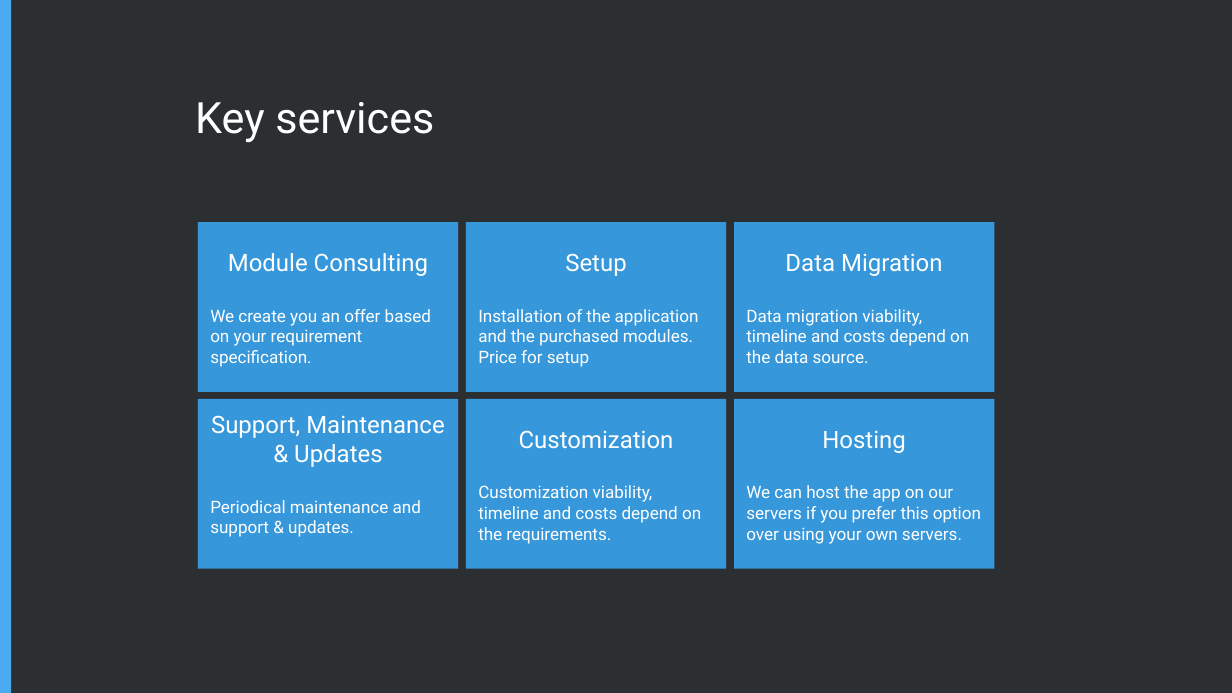
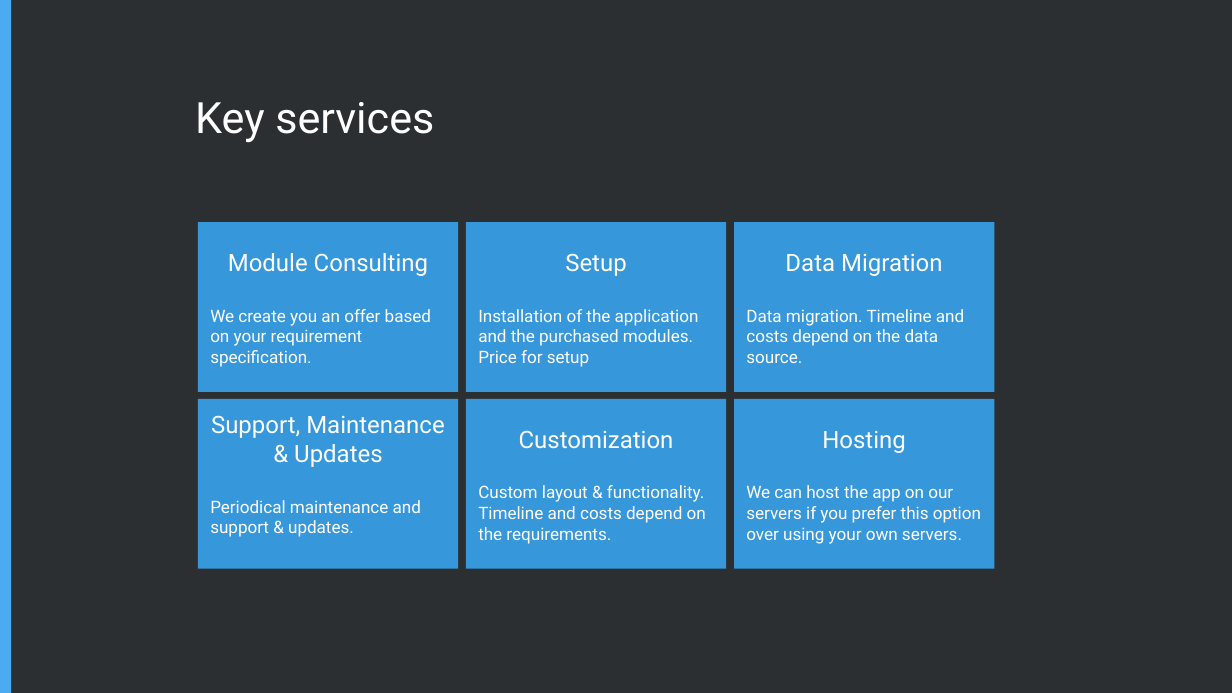
Before and after one commit to Karaka-Management/Organization-Guide, a slide deck: slide 6 of Processes/Marketing/Presentations/Pitching.pptx. Drawn at 1232x693 pixels with LibreOffice and Linux fonts; fonts in the diff are those of the drawing. Boxes give left, top, right and bottom in pixels: in the first picture for what was removed or moved away, otherwise in the second. Text is boxed around its words. In the diff, an @@ line names an element or a change of style, - is before the commit and + after.

```diff
--- a/Processes/Marketing/Presentations/Pitching.pptx
+++ b/Processes/Marketing/Presentations/Pitching.pptx
@@ text in rectangle at <box>746,309,964,363</box>: text changed @@
-Data migration viability, timeline and costs depend on the data source.
+Data migration. Timeline and costs depend on the data source.
@@ text in rectangle at <box>478,485,706,544</box>: text changed @@
-Customization viability, timeline and costs depend on the requirements.
+Custom layout & functionality. Timeline and costs depend on the requirements.
```
Also in this commit, not shown: 3 other slides changed, 9 other files.
